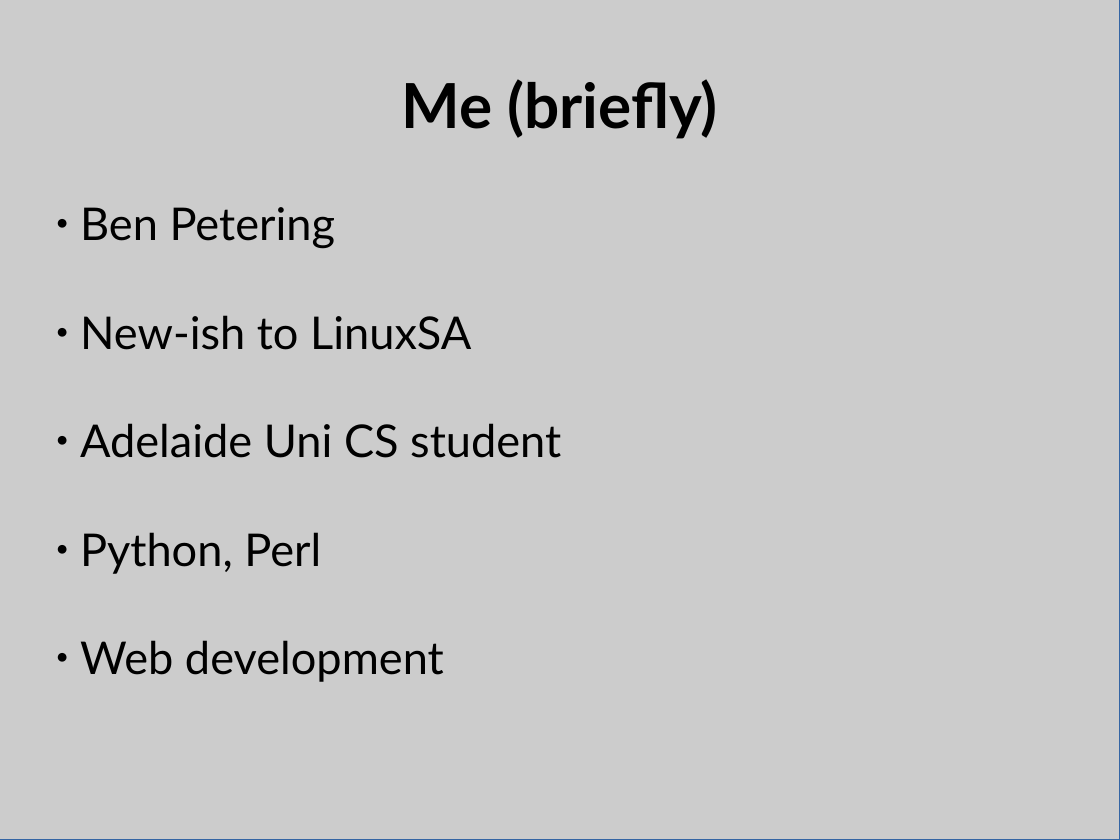
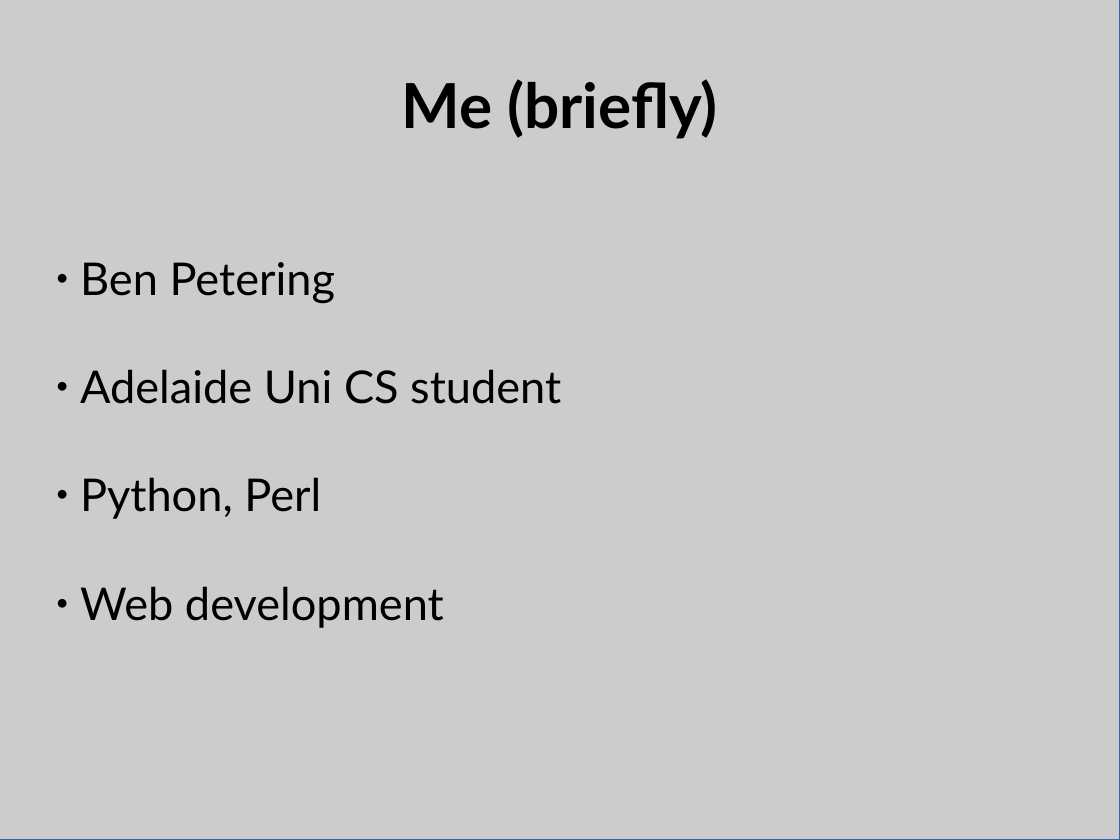
Before and after one commit to bpetering/linuxsa-talk-twisted, a slide deck: slide 2 of twisted_talk.odp. Drawn at 1120x840 pixels with LibreOffice and Linux fonts; fonts in the diff are those of the drawing. Boxes give left, top, right and bottom in pixels: in the first picture for what was removed or moved away, otherwise in the second. Text is boxed around its words. In the diff, an @@ line names an element or a change of style, - is before the commit and + after.

```diff
--- a/twisted_talk.odp
+++ b/twisted_talk.odp
@@ subtitle "Ben Petering": place and size @@
-subtitle "Ben Petering" at (80,207,561,682)
+subtitle "Ben Petering" at (80,262,561,628)
@@ subtitle at (80,315,471,350): paragraph removed @@
-● New-ish to LinuxSA
```
Also in this commit, not shown: 6 other slides changed, 9 slides added, 6 slides removed, 4 other files.
